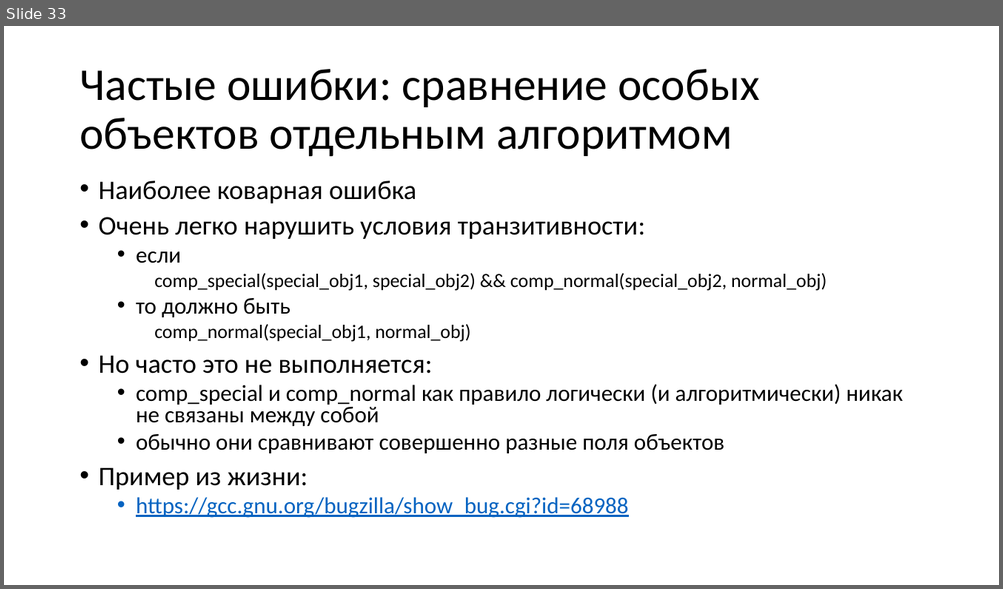
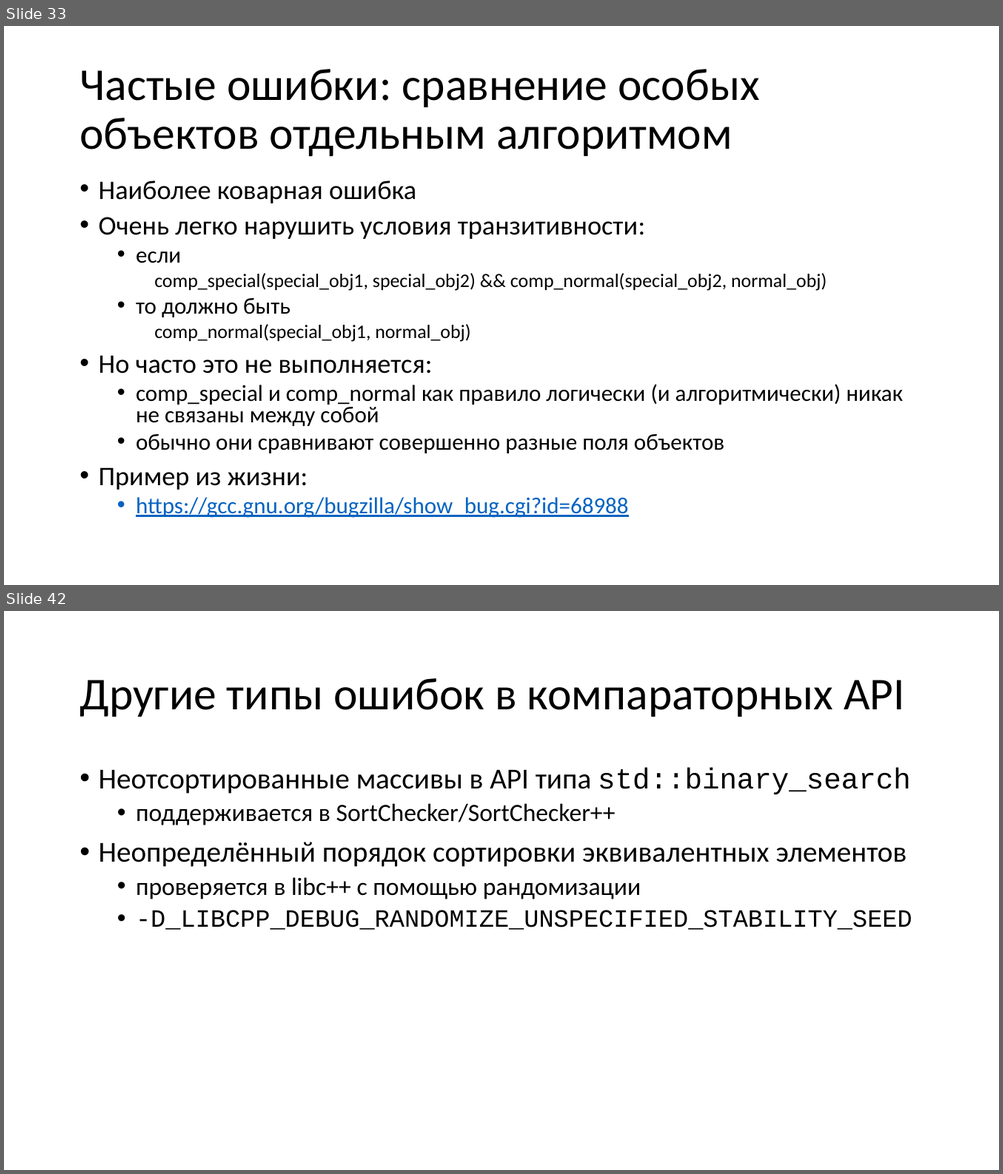
Before and after one commit to yugr/CppRussia, a slide deck: 2023/RU.pptx. Shown one above the other, each under a label of ours: slide 33 before the commit, slides 33 and 42 after it; the slides between them are not shown. The pictures are 1003x589 and 1003x1174 pixels, drawn with LibreOffice and Linux fonts; fonts in the diff are those of the drawing. Boxes give left, top, right and bottom in pixels: in the first picture for what was removed or moved away, otherwise in the second. Text is boxed around its words. In the diff, an @@ line names an element or a change of style, - is before the commit and + after.

```diff
--- a/2023/RU.pptx
+++ b/2023/RU.pptx
@@ slide 42 added at (4, 611, 999, 1170), background #FFFFFF @@
@@ title added at (79, 678, 905, 717), 44 pt, text #000000 @@
+Другие типы ошибок в компараторных API
@@ text added at (99, 768, 912, 930), 24 pt, text #000000 @@
+• Неотсортированные массивы в API типа std::binary_search
+  • поддерживается в SortChecker/SortChecker++
+• Неопределённый порядок сортировки эквивалентных элементов
+  • проверяется в libc++ с помощью рандомизации
+  • -D_LIBCPP_DEBUG_RANDOMIZE_UNSPECIFIED_STABILITY_SEED
```
Also in this commit, not shown: 1 slide changed, 10 other slides added, 1 other file.
